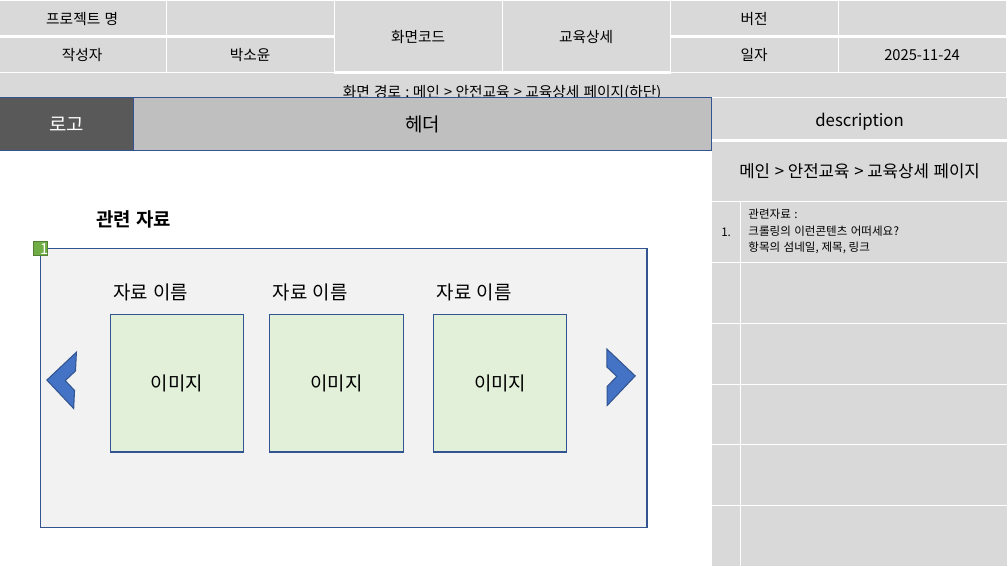
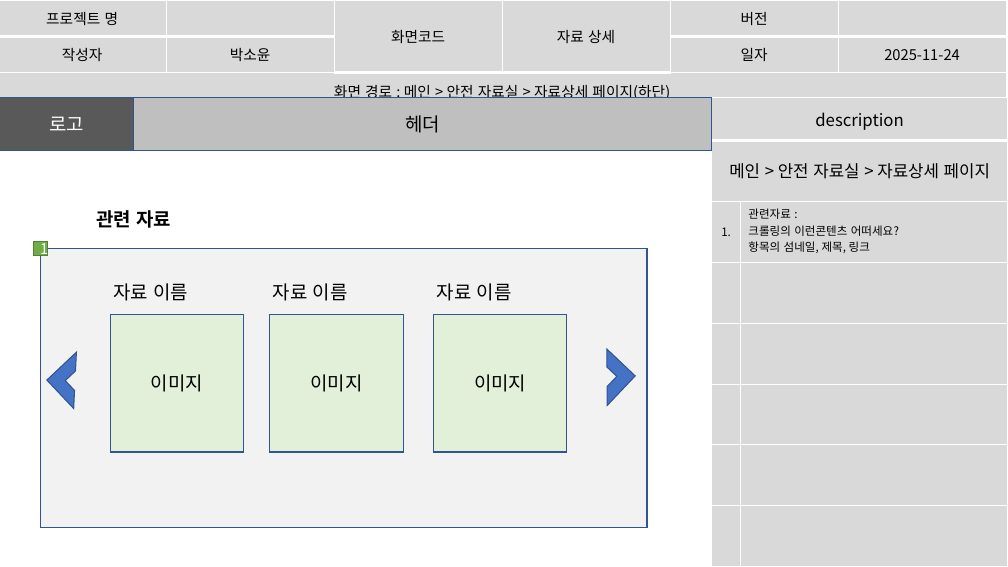
Before and after one commit to imyongchan/source, a slide deck: slide 35 of 종합기획/종합/스토리보드_종합중.pptx (slide 34 before the commit). Drawn at 1008x567 pixels with LibreOffice and Linux fonts; fonts in the diff are those of the drawing. Boxes give left, top, right and bottom in pixels: in the first picture for what was removed or moved away, otherwise in the second. Text is boxed around its words. In the diff, an @@ line names an element or a change of style, - is before the commit and + after.

```diff
--- a/종합기획/종합/스토리보드_종합중.pptx
+++ b/종합기획/종합/스토리보드_종합중.pptx
@@ table at (0, 0, 1006, 102) @@
-row 1, column 4: 교육상세
+row 1, column 4: 자료 상세
-row 3, column 1: 화면 경로 : 메인 > 안전교육 > 교육상세 페이지(하단)
+row 3, column 1: 화면 경로 : 메인 > 안전 자료실 > 자료상세 페이지(하단)
@@ table at (712, 98, 1008, 567) @@
-row 2, column 1: 메인 > 안전교육 > 교육상세 페이지
+row 2, column 1: 메인 > 안전 자료실 > 자료상세 페이지
```
Also in this commit, not shown: 10 other slides changed, 1 slide added.
